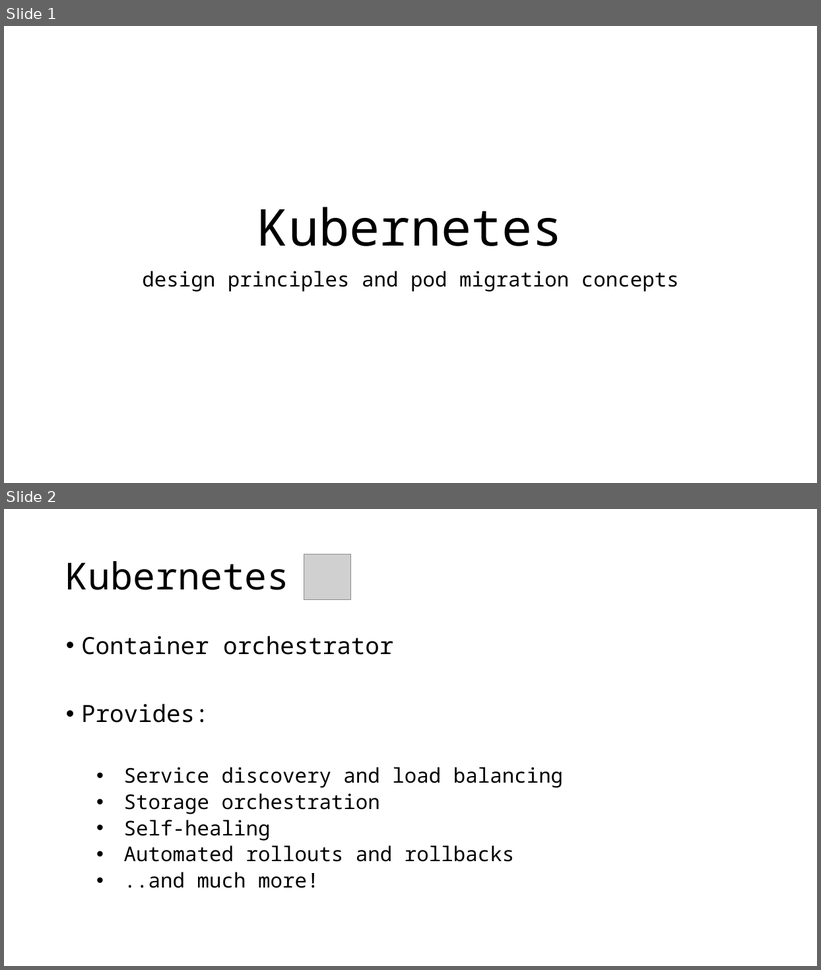
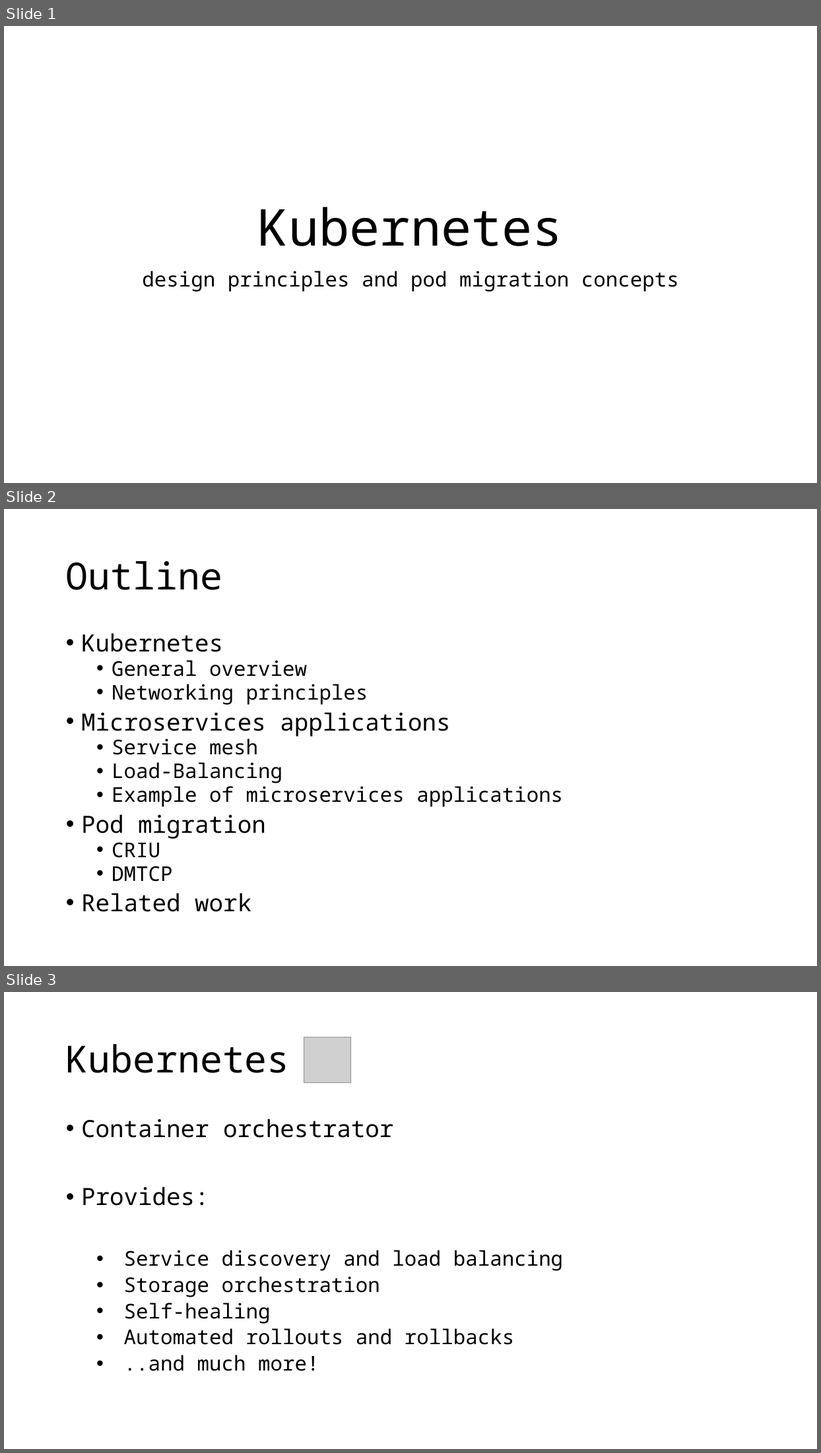
Before and after one commit to leonardopoggiani/Live-migration-Kubernetes-pods, a slide deck: presentazione_tesi.pptx. Shown one above the other, each under a label of ours: slides 1 and 2 before the commit, slides 1, 2 and 3 after it. The pictures are 821x970 and 821x1453 pixels, drawn with LibreOffice and Linux fonts; fonts in the diff are those of the drawing; grey boxes stand for pictures. Boxes give left, top, right and bottom in pixels: in the first picture for what was removed or moved away, otherwise in the second. Text is boxed around its words. In the diff, an @@ line names an element or a change of style, - is before the commit and + after.

```diff
--- a/presentazione_tesi.pptx
+++ b/presentazione_tesi.pptx
@@ slide 2 added at box(4, 509, 817, 966), background #FFFFFF @@
@@ title added at box(66, 561, 222, 590), 44 pt, text #000000 @@
+Outline
@@ text added at box(81, 633, 563, 912), 24 pt, text #000000 @@
+• Kubernetes
+  • General overview
+  • Networking principles
+• Microservices applications
+  • Service mesh
+  • Load-Balancing
+  • Example of microservices applications
+• Pod migration
+  • CRIU
+  • DMTCP
+• Related work
@@ what was slide 2 is now slide 3 @@
```
Also in this commit, not shown: 12 slides changed, 36 other slides added, 3 slides removed, 1 other file.
